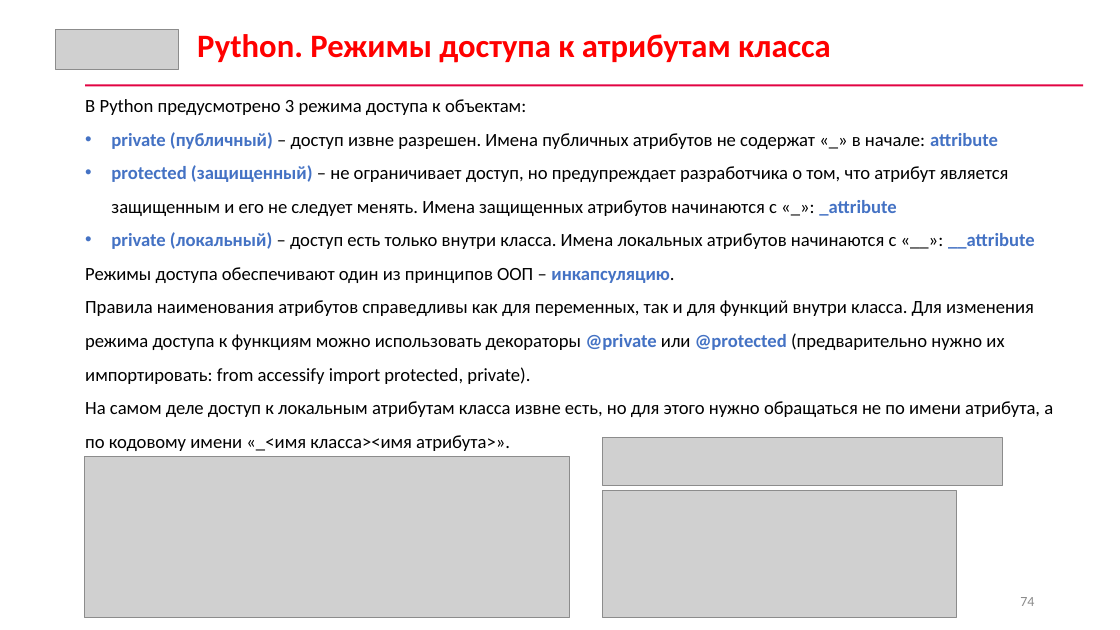
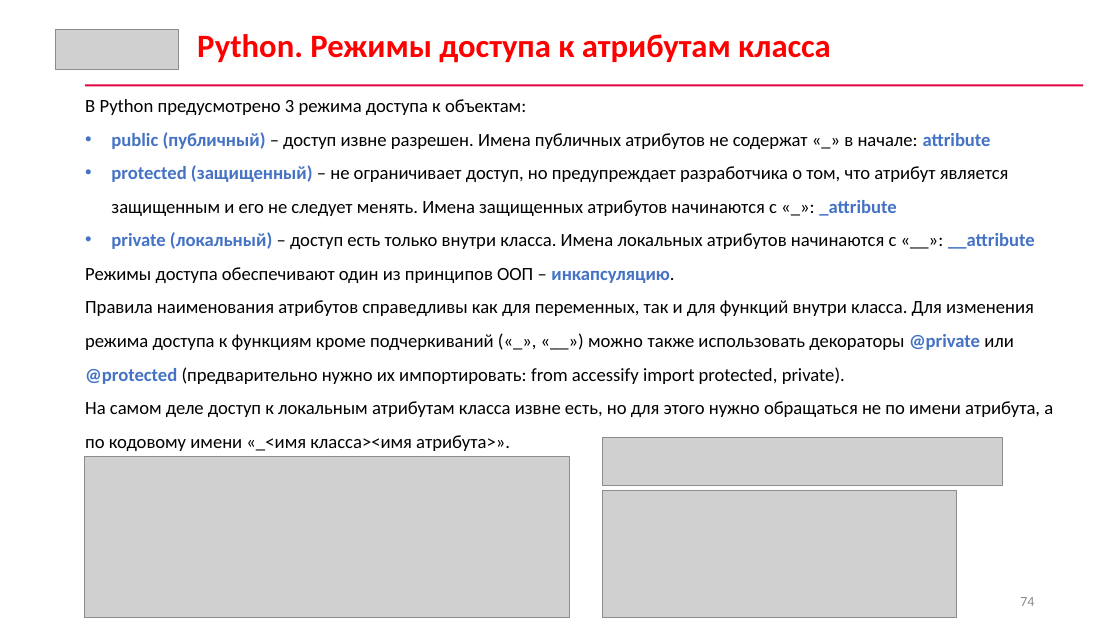
Before and after one commit to Spongillas/data-analyze-for-cybersecurity, a slide deck: slide 74 of Практика/1/01_Основы Python.pptx. Drawn at 1120x630 pixels with LibreOffice and Linux fonts; fonts in the diff are those of the drawing; grey boxes stand for pictures. Boxes give left, top, right and bottom in pixels: in the first picture for what was removed or moved away, otherwise in the second. Text is boxed around its words. In the diff, an @@ line names an element or a change of style, - is before the commit and + after.

```diff
--- a/Практика/1/01_Основы Python.pptx
+++ b/Практика/1/01_Основы Python.pptx
@@ text at bbox=[111, 132, 991, 149]: text changed @@
-• private (публичный) – доступ извне разрешен. Имена публичных атрибутов не содержат «_» в начале: attribute
+• public (публичный) – доступ извне разрешен. Имена публичных атрибутов не содержат «_» в начале: attribute
@@ text at bbox=[85, 300, 1034, 384]: text changed @@
-Правила наименования атрибутов справедливы как для переменных, так и для функций внутри класса. Для изменения режима доступа к функциям можно использовать декораторы @private или @protected (предварительно нужно их импортировать: from accessify import protected, private).
+Правила наименования атрибутов справедливы как для переменных, так и для функций внутри класса. Для изменения режима доступа к функциям кроме подчеркиваний («_», «__») можно также использовать декораторы @private или @protected (предварительно нужно их импортировать: from accessify import protected, private).
```
Also in this commit, not shown: 1 other file.
